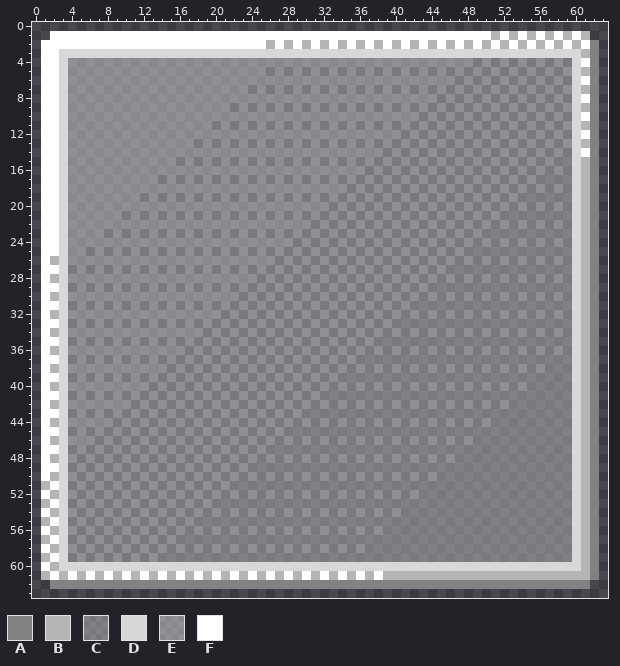
File history of a pixel-art file, resources/menu_ui/menu_card.ase. Above, as it was before the edit.
64x64 pixels, 1 frame.
Visible layers, top first: "Layer 2", "Layer 3".
Palette (. is transparent): A #828282  B #b5b5b5  C #d8d8d865  D #d8d8d8  E #ffffff65  F #ffffff
Pixels before, first column x 1:
 1 .FFFFFFFFFFFFFFFFFFFFFFFFFFFFFFFFFFFFFFFFFFFFFFFFFBFBFBFBFBFB.
 2 FFFFFFFFFFFFFFFFFFFFFFFFFBFBFBFBFBFBFBFBFBFBFBFBFBFBFBFBFBFBFA
 3 FFDDDDDDDDDDDDDDDDDDDDDDDDDDDDDDDDDDDDDDDDDDDDDDDDDDDDDDDDDDBA
 4 FFDEEEEEEEEEEEEEEEEEEEEEEEEEEEEEEEEEEEEEEEEEEEEECECECECECECDFA
 5 FFDEEEEEEEEEEEEEEEEEEEEEECECECECECECECECECECECECECECECECECEDBA
 6 FFDEEEEEEEEEEEEEEEEEEEEEEEEEEEEEEEEEEEEEEEEEEECECECECECECECDFA
 7 FFDEEEEEEEEEEEEEEEEEEEECECECECECECECECECECECECECECECECECECEDBA
 8 FFDEEEEEEEEEEEEEEEEEEEEEEEEEEEEEEEEEEEEEEEEECECECECECECECECDFA
 9 FFDEEEEEEEEEEEEEEEEEECECECECECECECECECECECECECECECECECECECEDBA
10 FFDEEEEEEEEEEEEEEEEEEEEEEEEEEEEEEEEEEEEEEECECECECECECECECECDFA
11 FFDEEEEEEEEEEEEEEEECECECECECECECECECECECECECECECECECECECECEDBA
12 FFDEEEEEEEEEEEEEEEEEEEEEEEEEEEEEEEEEEEEECECECECECECECECECECDFA
13 FFDEEEEEEEEEEEEEECECECECECECECECECECECECECECECECECECECECECEDBA
14 FFDEEEEEEEEEEEEEEEEEEEEEEEEEEEEEEEEEEECECECECECECECECECECECDFA
15 FFDEEEEEEEEEEEECECECECECECECECECECECECECECECECECECECECECECCDBA
16 FFDEEEEEEEEEEEEEEEEEEEEEEEEEEEEEEEEECECECECECECECECECECECECDBA
17 FFDEEEEEEEEEECECECECECECECECECECECECECECECECECECECECECECCCCDBA
18 FFDEEEEEEEEEEEEEEEEEEEEEEEEEEEEEEECECECECECECECECECECECECECDBA
19 FFDEEEEEEEECECECECECECECECECECECECECECECECECECECECECECCCCCCDBA
20 FFDEEEEEEEEEEEEEEEEEEEEEEEEEEEEECECECECECECECECECECECECECECDBA
21 FFDEEEEEECECECECECECECECECECECECECECECECECECECECECECCCCCCCCDBA
22 FFDEEEEEEEEEEEEEEEEEEEEEEEEEEECECECECECECECECECECECECECECECDBA
23 FFDEEEECECECECECECECECECECECECECECECECECECECECECECCCCCCCCCCDBA
24 FFDEEEEEEEEEEEEEEEEEEEEEEEEECECECECECECECECECECECECECECECECDBA
25 FFDEECECECECECECECECECECECECECECECECECECECECECECCCCCCCCCCCCDBA
26 FBDEEEEEEEEEEEEEEEEEEEEEEECECECECECECECECECECECECECECECECECDBA
27 FFDCECECECECECECECECECECECECECECECECECECECECECCCCCCCCCCCCCCDBA
28 FBDEEEEEEEEEEEEEEEEEEEEECECECECECECECECECECECECECECECECECECDBA
29 FFDCECECECECECECECECECECECECECECECECECECECECCCCCCCCCCCCCCCCDBA
30 FBDEEEEEEEEEEEEEEEEEEECECECECECECECECECECECECECECECECECECECDBA
31 FFDCECECECECECECECECECECECECECECECECECECECCCCCCCCCCCCCCCCCCDBA
32 FBDEEEEEEEEEEEEEEEEECECECECECECECECECECECECECECECECECECECECDBA
33 FFDCECECECECECECECECECECECECECECECECECECCCCCCCCCCCCCCCCCCCCDBA
34 FBDEEEEEEEEEEEEEEECECECECECECECECECECECECECECECECECECECECECDBA
35 FFDCECECECECECECECECECECECECECECECECECCCCCCCCCCCCCCCCCCCCCCDBA
36 FBDEEEEEEEEEEEEECECECECECECECECECECECECECECECECECECECECECECDBA
37 FFDCECECECECECECECECECECECECECECECECCCCCCCCCCCCCCCCCCCCCCCCDBA
38 FBDEEEEEEEEEEECECECECECECECECECECECECECECECECECECECECECECCCDBA
39 FFDCECECECECECECECECECECECECECECECCCCCCCCCCCCCCCCCCCCCCCCCCDBA
40 FBDEEEEEEEEECECECECECECECECECECECECECECECECECECECECECECCCCCDBA
41 FFDCECECECECECECECECECECECECECECCCCCCCCCCCCCCCCCCCCCCCCCCCCDBA
42 FBDEEEEEEECECECECECECECECECECECECECECECECECECECECECECCCCCCCDBA
43 FFDCECECECECECECECECECECECECECCCCCCCCCCCCCCCCCCCCCCCCCCCCCCDBA
44 FBDEEEEECECECECECECECECECECECECECECECECECECECECECECCCCCCCCCDBA
45 FFDCECECECECECECECECECECECECCCCCCCCCCCCCCCCCCCCCCCCCCCCCCCCDBA
46 FBDEEECECECECECECECECECECECECECECECECECECECECECECCCCCCCCCCCDBA
47 FFDCECECECECECECECECECECECCCCCCCCCCCCCCCCCCCCCCCCCCCCCCCCCCDBA
48 FBDECECECECECECECECECECECECECECECECECECECECECECCCCCCCCCCCCCDBA
49 FFDCECECECECECECECECECECCCCCCCCCCCCCCCCCCCCCCCCCCCCCCCCCCCCDBA
50 FBDECECECECECECECECECECECECECECECECECECECECECCCCCCCCCCCCCCCDBA
51 BFDCECECECECECECECECECCCCCCCCCCCCCCCCCCCCCCCCCCCCCCCCCCCCCCDBA
52 FBDECECECECECECECECECECECECECECECECECECECECCCCCCCCCCCCCCCCCDBA
53 BFDCECECECECECECECECCCCCCCCCCCCCCCCCCCCCCCCCCCCCCCCCCCCCCCCDBA
54 FBDECECECECECECECECECECECECECECECECECECECCCCCCCCCCCCCCCCCCCDBA
55 BFDCECECECECECECECCCCCCCCCCCCCCCCCCCCCCCCCCCCCCCCCCCCCCCCCCDBA
56 FBDECECECECECECECECECECECECECECECECECECCCCCCCCCCCCCCCCCCCCCDBA
57 BFDCECECECECECECCCCCCCCCCCCCCCCCCCCCCCCCCCCCCCCCCCCCCCCCCCCDBA
58 FBDECECECECECECECECECECECECECECECECECCCCCCCCCCCCCCCCCCCCCCCDBA
59 BFDCECECECECECCCCCCCCCCCCCCCCCCCCCCCCCCCCCCCCCCCCCCCCCCCCCCDBA
60 FBDDDDDDDDDDDDDDDDDDDDDDDDDDDDDDDDDDDDDDDDDDDDDDDDDDDDDDDDDDBA
61 BFBFBFBFBFBFBFBFBFBFBFBFBFBFBFBFBFBFBFBBBBBBBBBBBBBBBBBBBBBBBA
62 .AAAAAAAAAAAAAAAAAAAAAAAAAAAAAAAAAAAAAAAAAAAAAAAAAAAAAAAAAAAA.
The result:
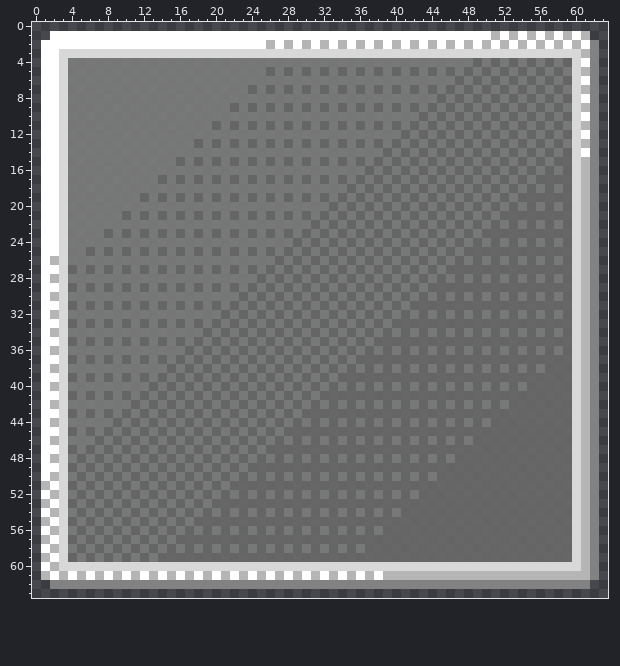
Difference:
{"change": "layer \"Layer 4\" added"}
{"colour":"C","old":"#d8d8d865","new":"#6b6b6be1"}
{"colour":"E","old":"#ffffff65","new":"#7e7e7ee1"}
